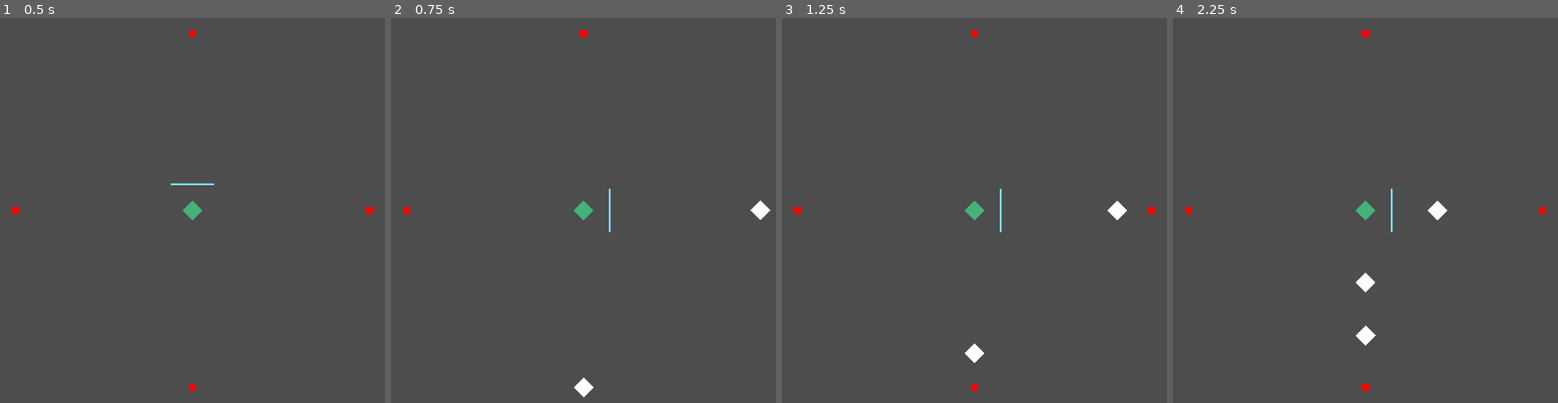
Above: before the commit, frames 1-4 (left to right).
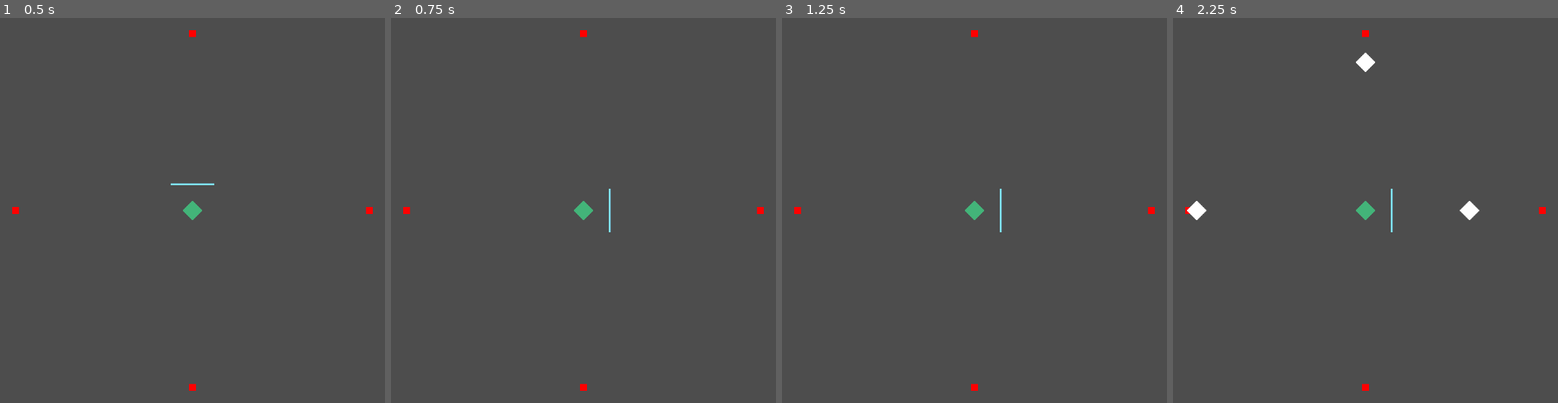
Above: after the commit, the same moments.

Repository: BluePolar282/Jame-Gam-58-2
Game: Godot game, scene res://Jame-Gam-58/Utilities/scenes/main_scene.tscn
The game is run twice, just before and just after one commit, with the same random seed, the same clock (stepped at 60 frames per second) and the same inputs.
Inputs:
- Up to frame 1 (0.5 s): no input
- Up to frame 2 (0.75 s): tap Enter at 0.5 s; hold D (right) from 0.53 s (still down)
- Up to frame 3 (1.25 s): keep holding D (right)
- Up to frame 4 (2.25 s): release D (right) at 1.28 s; hold W (down) 1.28-2.03 s; hold D (right) from 2.03 s (still down)

Frame 1 is identical in both runs. In frame 2, 0.3% of the frame differs, in the area x 47-99%, y 47-99%; in frame 3, 0.3%; in frame 4, 0.9%, in the area x 3-80%, y 9-86%.
Error before the commit: Invalid call. Nonexistent function 'queue_free' in base 'PackedScene'. (res://Jame-Gam-58/Utilities/scripts/bullet_spawner.gd:56)

Commit message:
bullet randomization
added bullet randomization, a little clunky but this might be able to work for the final project

Diff:
--- a/Jame-Gam-58/Objects/scenes/shield.tscn
+++ b/Jame-Gam-58/Objects/scenes/shield.tscn
@@ -21,11 +21,11 @@
 [node name="Area2D" type="Area2D" parent="."]
 
 [node name="CollisionShape2D" type="CollisionShape2D" parent="Area2D"]
-position = Vector2(0, -74)
+position = Vector2(0, -80)
 shape = SubResource("RectangleShape2D_bi7ki")
 
 [node name="CollisionShape2D" type="CollisionShape2D" parent="."]
-position = Vector2(-0.25, -74)
+position = Vector2(0, -74)
 shape = SubResource("RectangleShape2D_5megp")
 disabled = true
 
--- a/Jame-Gam-58/Objects/scripts/bullet.gd
+++ b/Jame-Gam-58/Objects/scripts/bullet.gd
@@ -1,6 +1,6 @@
 extends CharacterBody2D
 
-var SPEED = 12000
+var SPEED = 14000
 
 func _physics_process(delta: float) -> void:
 	move_and_slide()
--- a/Jame-Gam-58/Objects/scripts/tower.gd
+++ b/Jame-Gam-58/Objects/scripts/tower.gd
@@ -1,6 +1,6 @@
 extends CharacterBody2D
 
-var HEALTH = 100
+var HEALTH = 50
 func _physics_process(delta: float) -> void:
 	die()
 
--- a/Jame-Gam-58/Utilities/scenes/bullet_spawner.tscn
+++ b/Jame-Gam-58/Utilities/scenes/bullet_spawner.tscn
@@ -19,6 +19,7 @@
 
 [node name="Timer" type="Timer" parent="."]
 wait_time = 0.75
+one_shot = true
 autostart = true
 
 [connection signal="timeout" from="Timer" to="." method="_on_timer_timeout"]
--- a/Jame-Gam-58/Utilities/scripts/bullet_spawner.gd
+++ b/Jame-Gam-58/Utilities/scripts/bullet_spawner.gd
@@ -1,16 +1,16 @@
 extends Area2D
+#On timer_timeout, the set_bullet_spawner function activates, and the timer is reset with a random wait time
+#The set_bullet_spawner function randomized which shooter will activate, and make sure one doesn't activate while still shooting
+var bullet = preload("res://Jame-Gam-58/Objects/scenes/bullet.tscn")
 
-var bullet = preload("res://Jame-Gam-58/Objects/scenes/bullet.tscn")
-var repeats := 50
 var delay := false
+var current_dir = Globals.current_dir
 
-func _physics_process(delta: float) -> void:
-	set_bullet_delay()
 
 func _on_timer_timeout() -> void:
-	if repeats > 0:
-		set_bullet_spawner()
-		repeats -= 1
+	set_bullet_spawner()
+	$Timer.wait_time = randf_range(0.5, 2)
+	$Timer.start()
 
 func spawn_bullet():
 	var spawned_bullet = bullet.instantiate()
@@ -32,44 +32,30 @@
 	#---------------------------------------------------
 	delay = true
 	await get_tree().create_timer(0.5).timeout
+	current_dir = "."
 	delay = false
 
-func set_bullet_amount(number1, number2, number3, number4):
+func set_bullet_spawner():
+	if current_dir != ".":
+		return
 
-
-	if self.is_in_group("Top Spawner"):
-		repeats = number1
-		print(number1)
-
-	elif self.is_in_group("Right Spawner"):
-		repeats = number2
-		print(number2)
-	elif self.is_in_group("Bottom Spawner"):
-		repeats = number3
-		print(number3)
-	elif self.is_in_group("Left Spawner"):
-		repeats = number4
-		print(number4)
-
-func set_bullet_delay():
-	if delay == true:
-		bullet.queue_free()
-
-func set_bullet_speed():
-	pass
-
-func set_bullet_spawner():
-	var random = randi_range(1, 4)
+	var random = randi_range(0, 4)
 
 	if random == 1:
 		if is_in_group("Top Spawner"):
+			current_dir = "top"
 			spawn_bullet()
 	if random == 2:
 		if is_in_group("Right Spawner"):
+			current_dir = "right"
 			spawn_bullet()
+
 	if random == 3:
 		if is_in_group("Bottom Spawner"):
+			current_dir = "bottom"
 			spawn_bullet()
+
 	if random == 4:
 		if is_in_group("Left Spawner"):
+			current_dir = "left"
 			spawn_bullet()
--- /dev/null
+++ b/Jame-Gam-58/Utilities/scripts/globals.gd
@@ -0,0 +1,3 @@
+extends Node
+
+var current_dir = "."
--- a/project.godot
+++ b/project.godot
@@ -14,6 +14,10 @@
 run/main_scene="res://Jame-Gam-58/Utilities/scenes/main_scene.tscn"
 config/features=PackedStringArray("4.3", "Forward Plus")
 config/icon="res://icon.svg"
+
+[autoload]
+
+Globals="*res://Jame-Gam-58/Utilities/scripts/globals.gd"
 
 [display]
 
